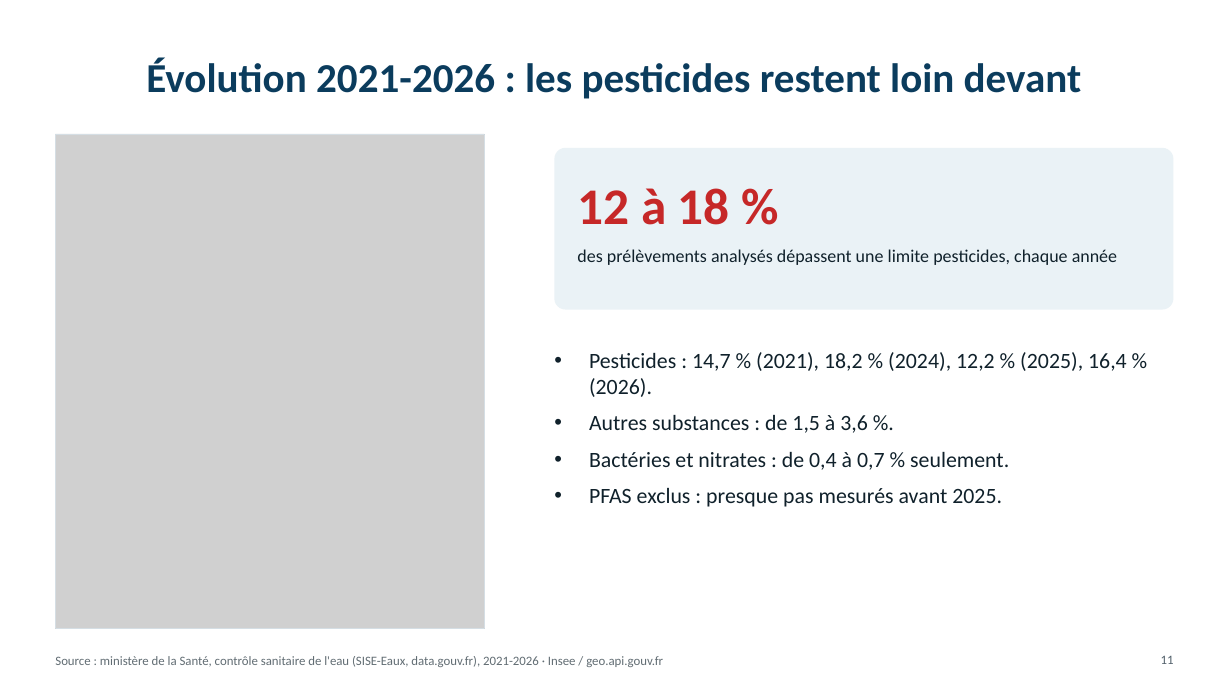
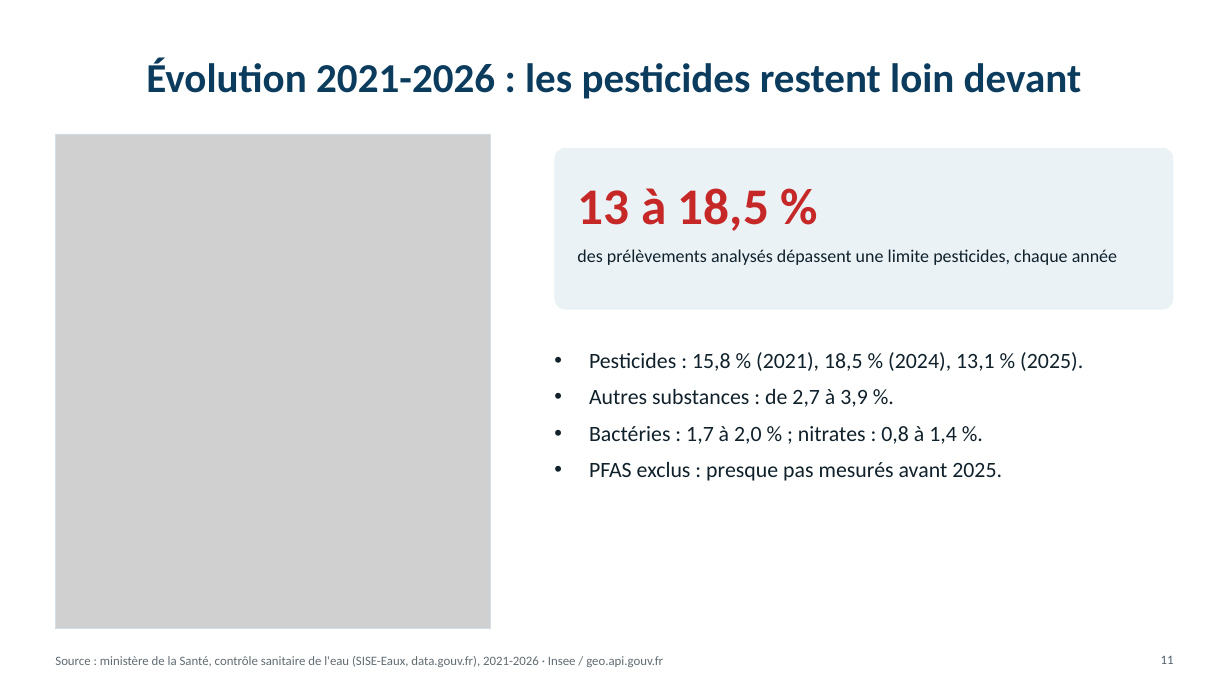
Before and after one commit to akka-ben/dataviz-qualite-eau, a slide deck: slide 11 of Presentation_Eau_du_robinet_v2.pptx. Drawn at 1232x693 pixels with LibreOffice and Linux fonts; fonts in the diff are those of the drawing; grey boxes stand for pictures. Boxes give left, top, right and bottom in pixels: in the first picture for what was removed or moved away, otherwise in the second. Text is boxed around its words. In the diff, an @@ line names an element or a change of style, - is before the commit and + after.

```diff
--- a/Presentation_Eau_du_robinet_v2.pptx
+++ b/Presentation_Eau_du_robinet_v2.pptx
@@ picture resized from (x1=55, y1=134, x2=484, y2=628) to (x1=55, y1=134, x2=491, y2=628) @@
@@ rectangle resized from (x1=55, y1=134, x2=484, y2=628) to (x1=55, y1=134, x2=491, y2=628) @@
@@ text at (x1=577, y1=188, x2=769, y2=231): text changed @@
-12 à 18 %
+13 à 18,5 %
@@ text at (x1=589, y1=352, x2=1083, y2=444): text changed @@
-• Pesticides : 14,7 % (2021), 18,2 % (2024), 12,2 % (2025), 16,4 % (2026).
-• Autres substances : de 1,5 à 3,6 %.
-• Bactéries et nitrates : de 0,4 à 0,7 % seulement.
+• Pesticides : 15,8 % (2021), 18,5 % (2024), 13,1 % (2025).
+• Autres substances : de 2,7 à 3,9 %.
+• Bactéries : 1,7 à 2,0 % ; nitrates : 0,8 à 1,4 %.
```
Also in this commit, not shown: 11 other slides changed, 23 other files.
